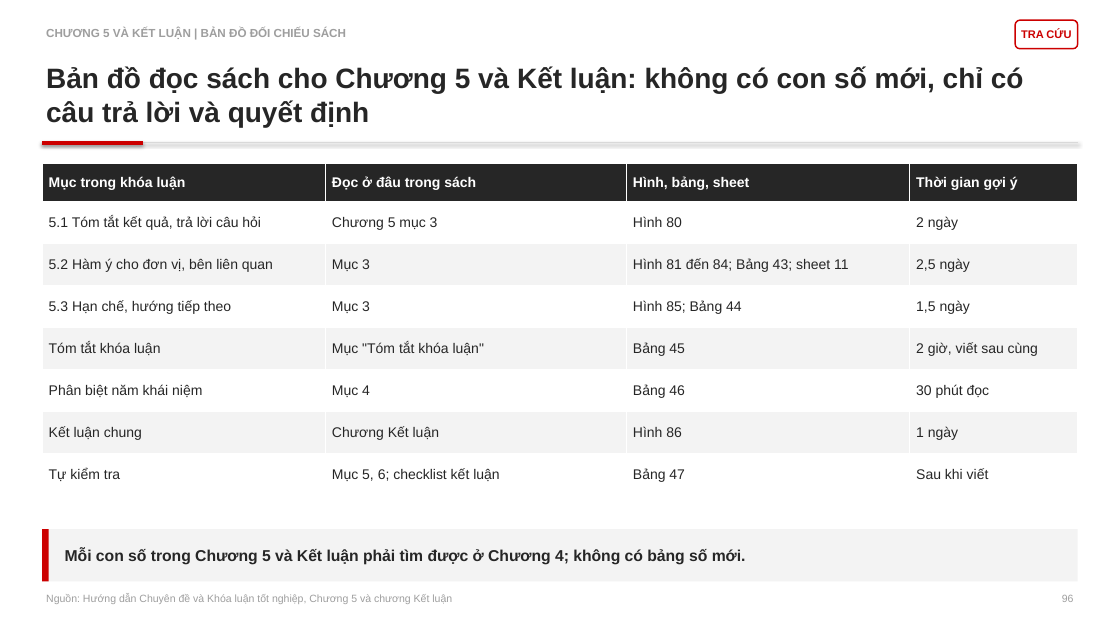
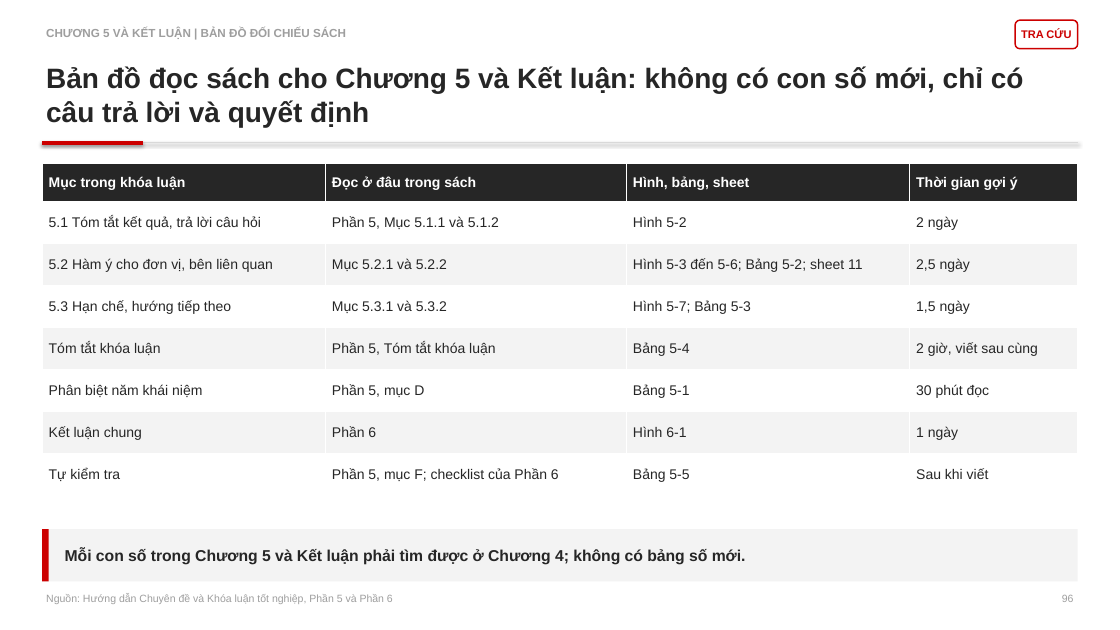
Before and after one commit to johnneinadlerr0353-bot/sachhuongdan, a slide deck: slide 96 of Core_Slide_2_HD2_Bain.pptx. Drawn at 1120x630 pixels with LibreOffice and Linux fonts; fonts in the diff are those of the drawing. Boxes give left, top, right and bottom in pixels: in the first picture for what was removed or moved away, otherwise in the second. Text is boxed around its words. In the diff, an @@ line names an element or a change of style, - is before the commit and + after.

```diff
--- a/Core_Slide_2_HD2_Bain.pptx
+++ b/Core_Slide_2_HD2_Bain.pptx
@@ table at [42, 164, 1077, 496] @@
-row 2, column 2: Chương 5 mục 3
+row 2, column 2: Phần 5, Mục 5.1.1 và 5.1.2
-row 2, column 3: Hình 80
+row 2, column 3: Hình 5-2
-row 3, column 2: Mục 3
+row 3, column 2: Mục 5.2.1 và 5.2.2
-row 3, column 3: Hình 81 đến 84; Bảng 43; sheet 11
+row 3, column 3: Hình 5-3 đến 5-6; Bảng 5-2; sheet 11
-row 4, column 2: Mục 3
+row 4, column 2: Mục 5.3.1 và 5.3.2
-row 4, column 3: Hình 85; Bảng 44
+row 4, column 3: Hình 5-7; Bảng 5-3
@@ row 5, column 2: "Mục "Tóm tắt khóa luận"" to "Phần 5, Tóm tắt khóa luận" @@
-row 5, column 3: Bảng 45
+row 5, column 3: Bảng 5-4
-row 6, column 2: Mục 4
+row 6, column 2: Phần 5, mục D
-row 6, column 3: Bảng 46
+row 6, column 3: Bảng 5-1
-row 7, column 2: Chương Kết luận
+row 7, column 2: Phần 6
-row 7, column 3: Hình 86
+row 7, column 3: Hình 6-1
-row 8, column 2: Mục 5, 6; checklist kết luận
+row 8, column 2: Phần 5, mục F; checklist của Phần 6
-row 8, column 3: Bảng 47
+row 8, column 3: Bảng 5-5
@@ text at [46, 594, 393, 604]: text changed @@
-Nguồn: Hướng dẫn Chuyên đề và Khóa luận tốt nghiệp, Chương 5 và chương Kết luận
+Nguồn: Hướng dẫn Chuyên đề và Khóa luận tốt nghiệp, Phần 5 và Phần 6
```
Also in this commit, not shown: 117 other slides changed, 4 other files.
